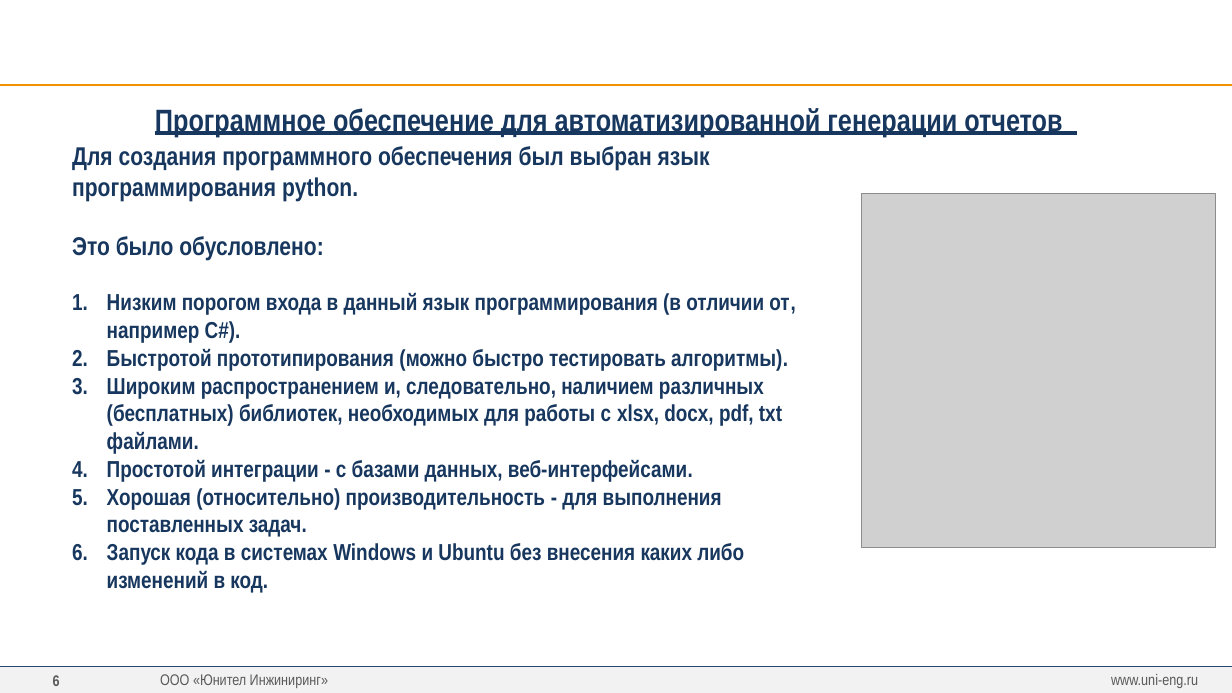
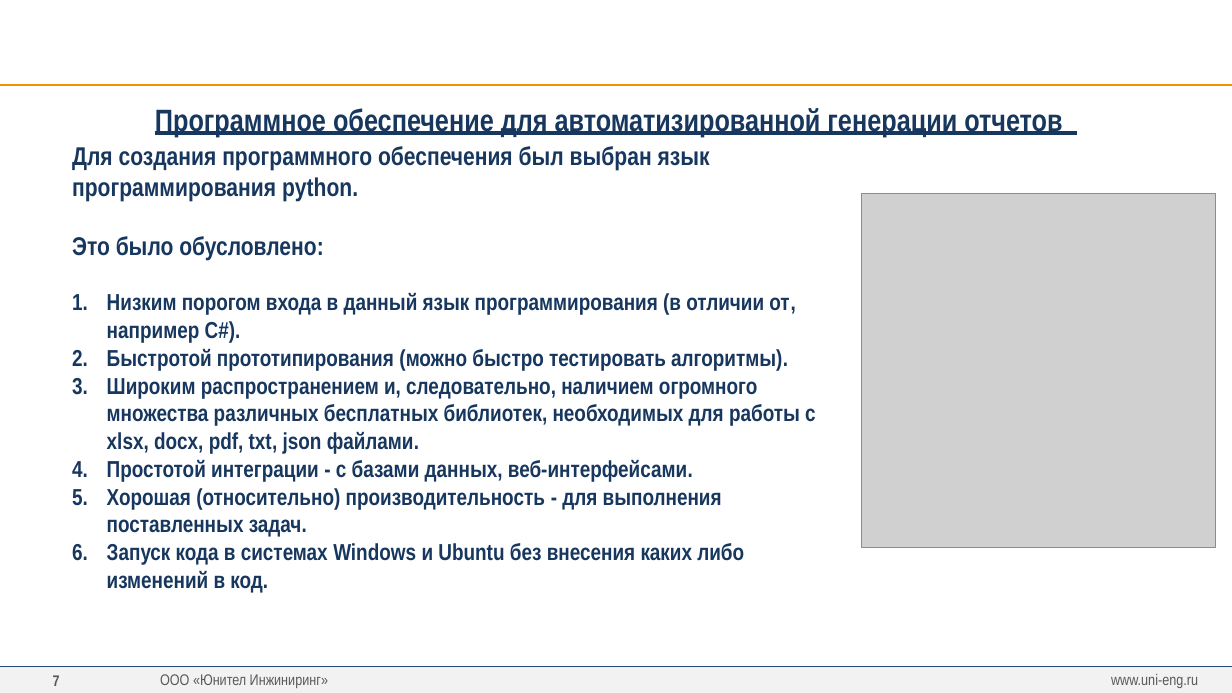
Before and after one commit to greglu1976/ProjectOmni, a slide deck: slide 7 of Презентация/Презентация Авт.ген.отчетов.pptx (slide 6 before the commit). Drawn at 1232x693 pixels with LibreOffice and Linux fonts; fonts in the diff are those of the drawing; grey boxes stand for pictures; background and template pictures are left out. Boxes give left, top, right and bottom in pixels: in the first picture for what was removed or moved away, otherwise in the second. Text is boxed around its words. In the diff, an @@ line names an element or a change of style, - is before the commit and + after.

```diff
--- a/Презентация/Презентация Авт.ген.отчетов.pptx
+++ b/Презентация/Презентация Авт.ген.отчетов.pptx
@@ text at [107,378,816,454]: text changed @@
-3. Широким распространением и, следовательно, наличием различных (бесплатных) библиотек, необходимых для работы с xlsx, docx, pdf, txt файлами.
+3. Широким распространением и, следовательно, наличием огромного множества различных бесплатных библиотек, необходимых для работы с xlsx, docx, pdf, txt, json файлами.
@@ page number at [53,675,60,686]: text changed @@
-6
+7
```
Also in this commit, not shown: 4 other slides changed, 2 slides added, 18 slides removed, 14 other files.
